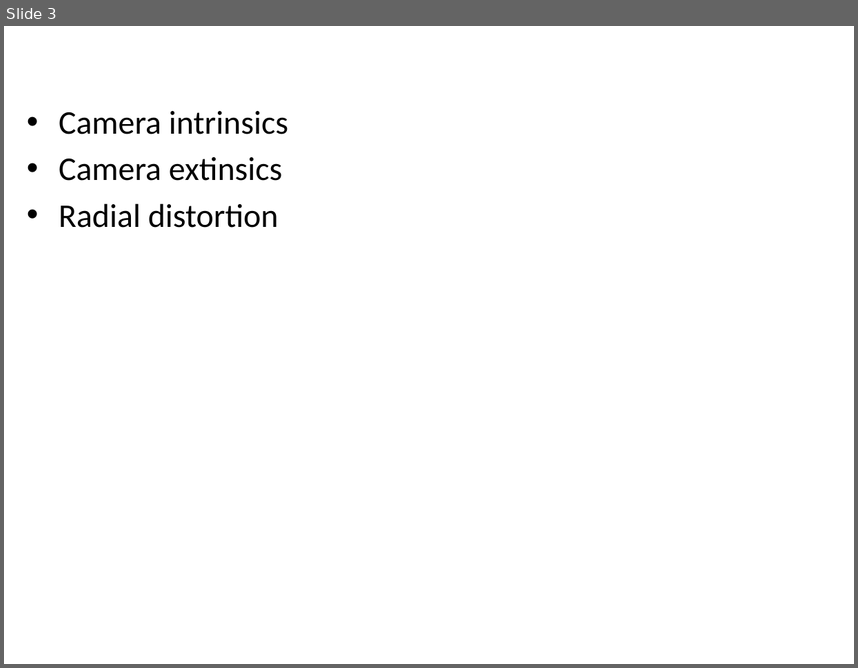
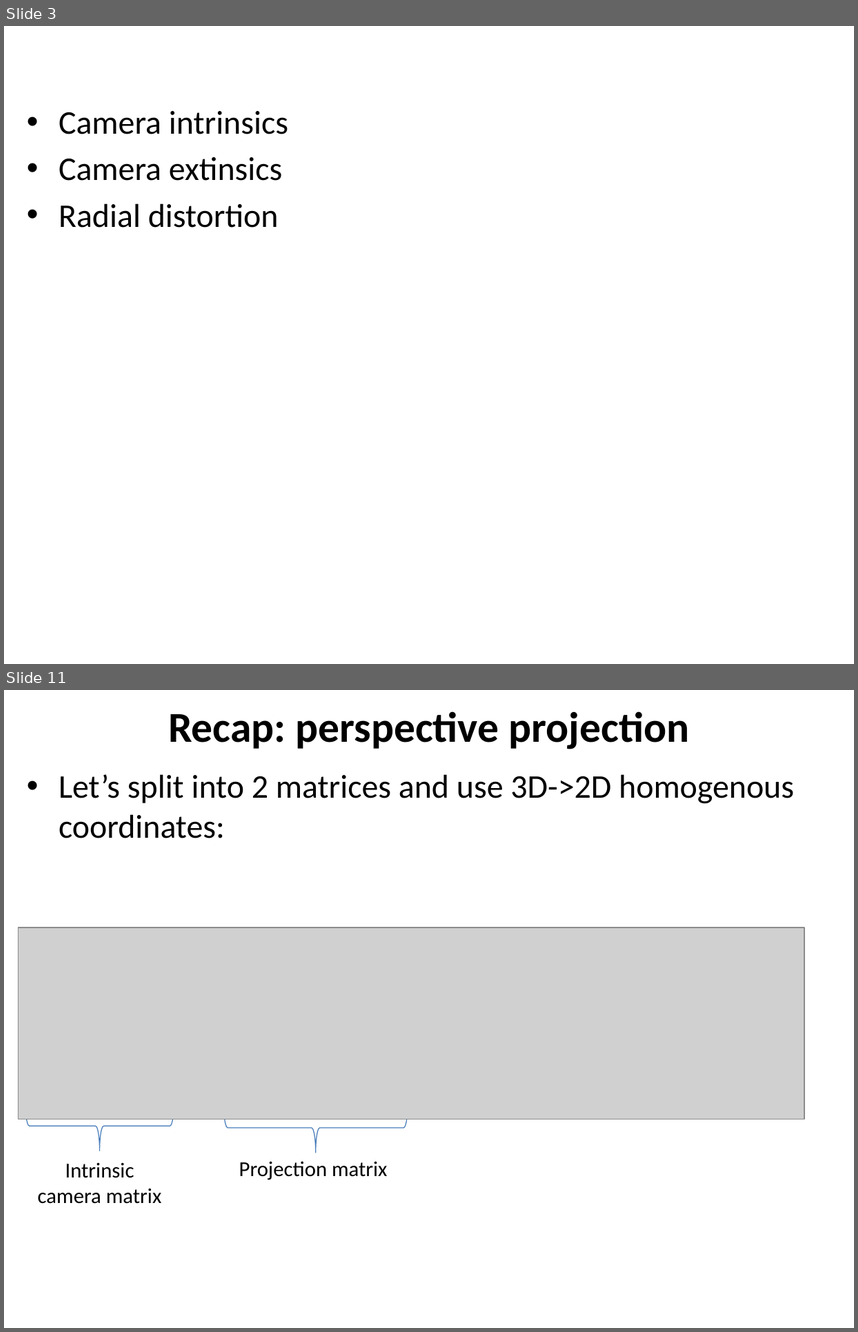
Before and after one commit to YoniChechik/AI_is_Math, a slide deck: c_07_camera_calibration/camera calibration.pptx. Shown one above the other, each under a label of ours: slide 3 before the commit, slides 3 and 11 after it; the slides between them are not shown. The pictures are 858x668 and 858x1332 pixels, drawn with LibreOffice and Linux fonts; fonts in the diff are those of the drawing; grey boxes stand for pictures. Boxes give left, top, right and bottom in pixels: in the first picture for what was removed or moved away, otherwise in the second. Text is boxed around its words. In the diff, an @@ line names an element or a change of style, - is before the commit and + after.

```diff
--- a/c_07_camera_calibration/camera calibration.pptx
+++ b/c_07_camera_calibration/camera calibration.pptx
@@ slide 11 added at [4, 690, 854, 1328], background #FFFFFF @@
@@ title added at [168, 711, 689, 749], 36 pt, text #000000, bold @@
+Recap: perspective projection
@@ text added at [59, 774, 794, 838], 28 pt, text #000000 @@
+• Let’s split into 2 matrices and use 3D->2D homogenous coordinates:
@@ picture added at [18, 927, 805, 1118] @@
@@ left brace added at [25, 1101, 174, 1150], outline #4B7EBC 0.75 pt @@
@@ left brace added at [223, 1103, 408, 1152], outline #4B7EBC 0.75 pt @@
@@ text added at [38, 1163, 162, 1203], 18 pt, text #000000 @@
+Intrinsic camera matrix
@@ text added at [239, 1161, 387, 1180], 18 pt, text #000000 @@
+Projection matrix
```
Also in this commit, not shown: 1 slide changed, 12 other slides added, 9 other files.
